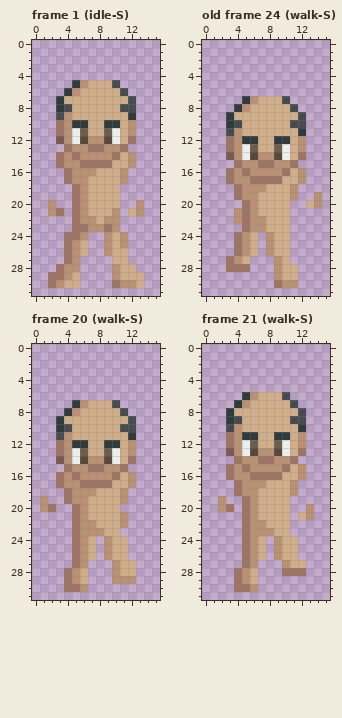
Pixel-art file, stored at graphics/characters/human-male.aseprite. Above, as it was before the edit.
16x32 pixels, 48 frames. Shown: frame 1 (idle-S), old frame 24 (walk-S), frame 20 (walk-S), frame 21 (walk-S). The commit also changed other frames, which this record leaves out.
New version:
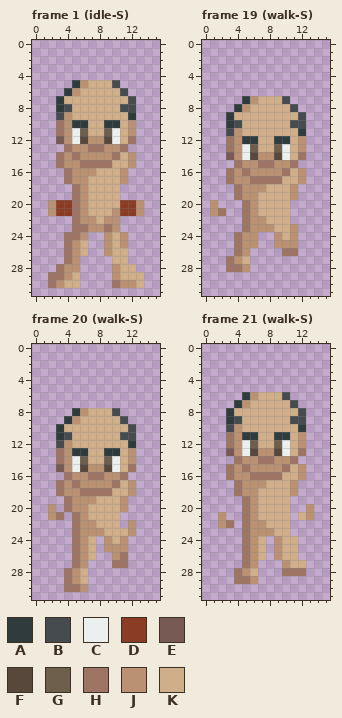
Palette (. is transparent): A #2f3b3d  B #464b4f  C #ebf0ee  D #8a3c24  E #785a55  F #57483b  G #6e5f4d  H #9e7565  J #ba9273  K #d1ae8a
A new or re-ordered frame is compared with the old frame closest to it.
Changes in this commit:
layer "floating/clothing/hands/gloves-brown" now shown
frames re-ordered
Changed rows in their new state; - is an unchanged pixel.
Frame 1 (idle-S), layer "floating/clothing/hands/gloves-brown":
first column x 3:
20 DD------DD
21 DD------DD
Frame 19 (walk-S) against old frame 24 (walk-S), layers "floating/skin/hands/default", "bottom/skin/legs/default":
first column x 1:
19 -------------.
20 J-----------..
21 JH-.----------
22 ---.----------
23 -------J--J---
24 -----J-.J-J---
25 -----J-.JJJ---
26 -----.-..HH---
27 --------..----
28 ----J---...---
29 --------...---
30 --------...---
Frame 20 (walk-S):
first column x 1:
 7 ----......--
 8 ---.AJ---B.-
 9 --.AJ-----B.
10 ---K------K-
11 --AB------BB
12 --B-KK--KK-A
13 ----AA--AA--
14 --H--GKKG--J
15 --EJCFJJFCKH
16 --.HJ-HH-JH.
17 ----HJJJJH--
18 --HJ-HHHH-KJ
19 .-----J-----
20 .J-HJ-----J-
21 -JH-------.-
22 ----------.J
23 ----------KJ
24 ----------J-
25 ---------JJ-
26 --------.JH-
27 ---------HH.
28 ---------...
29 ---------...
Frame 21 (walk-S), layers "floating/skin/hands/default", "bottom/skin/legs/default":
first column x 2:
19 .-
20 ..
21 J-
22 JH
first column x 4:
29 -HJ
30 ...
Where, in picture pixels (left, top, right, bottom), the same in both pictures:
changed: (56, 200, 72, 216)
changed: (120, 200, 136, 216)
changed: (210, 192, 322, 288)
changed: (40, 400, 136, 584)
changed: (218, 496, 234, 528)
changed: (234, 576, 258, 592)
